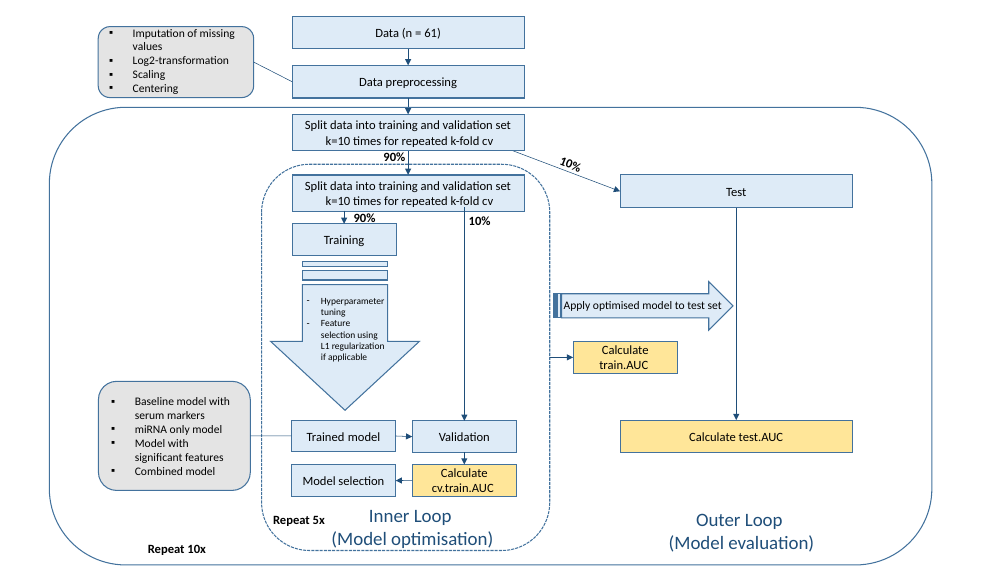
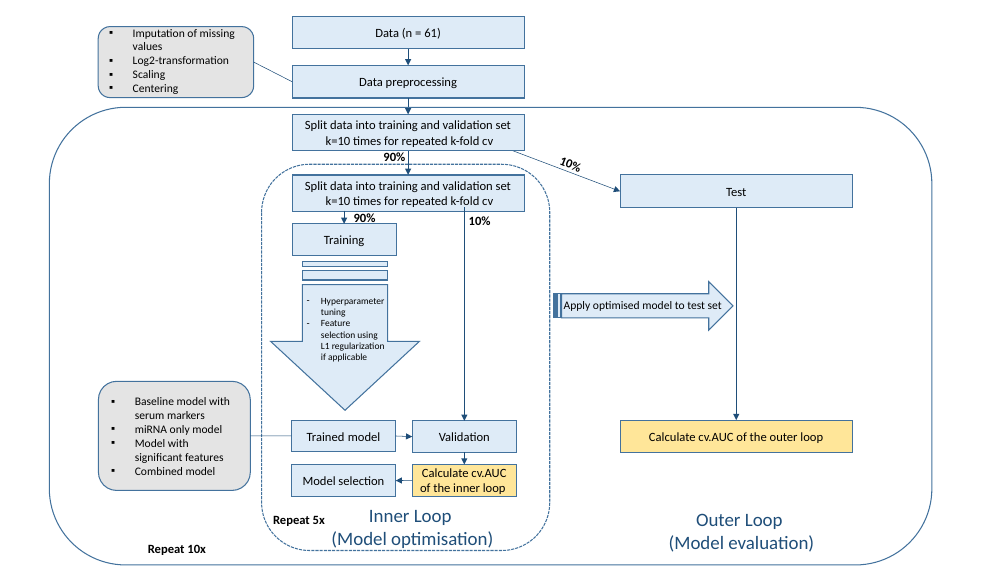
Before and after one commit to MBender1992/MelanomaStudy, a slide deck: slide 1 of Results/Workflow.pptx. Drawn at 1008x567 pixels with LibreOffice and Linux fonts; fonts in the diff are those of the drawing. Boxes give left, top, right and bottom in pixels: in the first picture for what was removed or moved away, otherwise in the second. Text is boxed around its words. In the diff, an @@ line names an element or a change of style, - is before the commit and + after.

```diff
--- a/Results/Workflow.pptx
+++ b/Results/Workflow.pptx
@@ arrow removed from (550, 358) to (573, 358) @@
@@ rectangle removed at bbox=[573, 342, 678, 374] @@
-Calculate train.AUC
@@ text in rectangle at bbox=[649, 432, 823, 443]: text changed @@
-Calculate test.AUC
+Calculate cv.AUC of the outer loop
@@ text in rectangle at bbox=[420, 468, 506, 494]: text changed @@
-Calculate cv.train.AUC
+Calculate cv.AUC of the inner loop
```
Also in this commit, not shown: 6 other files.
